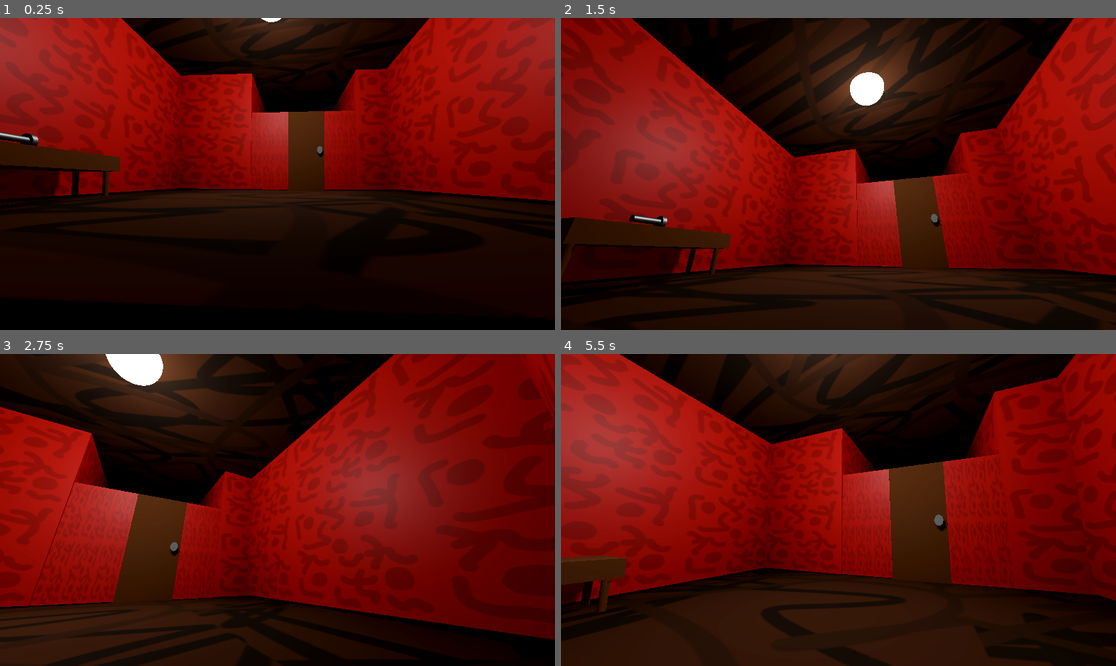
Above: before the commit, frames 1-4 (two rows, left to right).
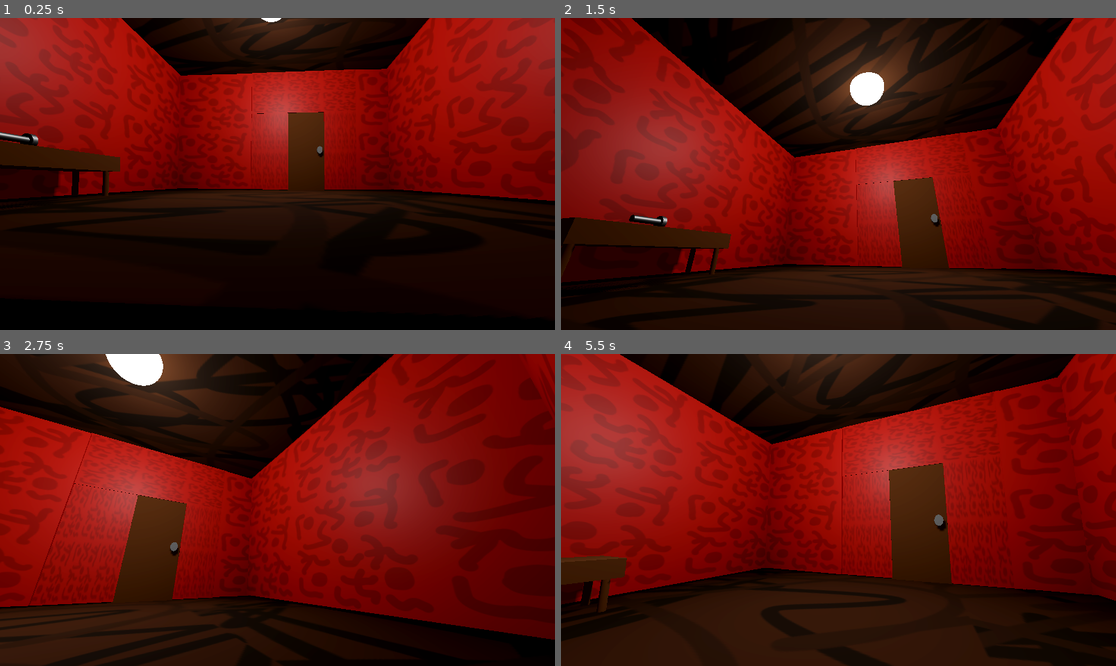
Above: after the commit, the same moments.

Repository: christiannoll/Basic3DGame
Game: Godot game, scene res://Scenes/level.tscn
Same seed, same stepped clock (60 frames per second), same inputs: the game is played once before the commit and once after it.
Inputs (mouse positions are in pixels of both pictures, inside the frame that each line leads up to):
- Up to frame 1 (0.25 s): no input
- Up to frame 2 (1.5 s): move the mouse to (866, 174) at 0.52 s; hold W (forward) from 0.53 s (still down); tap F (flashlight) at 0.6 s; tap Space (jump) at 0.77 s; move the mouse to (810, 174) at 1.27 s; tap E (interact) at 1.35 s
- Up to frame 3 (2.75 s): keep holding W (forward); tap Space (jump) at 1.52 s; move the mouse to (288, 503) at 2.02 s; tap Shift (sprint) at 2.1 s
- Up to frame 4 (5.5 s): keep holding W (forward); move the mouse to (832, 516) at 2.77 s; tap F (flashlight) at 2.85, 5.1 s; tap Space (jump) at 3.02, 3.77, 4.52 s; move the mouse to (877, 513) at 3.52 s; tap E (interact) at 3.6 s; move the mouse to (794, 506) at 4.27 s; tap Shift (sprint) at 4.35 s; move the mouse to (844, 510) at 5.02 s

The runs differ from the first frame. In frame 1, 2.3% of the frame differs, in the area x 45-65%, y 16-31%; in frame 2, 2.3%; in frame 3, 3.7%; in frame 4, 4.7%, in the area x 50-80%, y 11-40%.

Commit message:
Added third door wall

Diff:
--- a/Scenes/level.tscn
+++ b/Scenes/level.tscn
@@ -316,6 +316,18 @@
 material_override = ExtResource("2_6phgx")
 mesh = SubResource("BoxMesh_ha31o")
 
+[node name="door_wall3" type="StaticBody3D" parent="floors_and_walls" unique_id=1137062926]
+transform = Transform3D(2.4815805, 0, 0, 0, 0.90366083, 0, 0, 0, 0.29062498, -5.2275906, 4.690916, -24.794931)
+
+[node name="CollisionShape3D" type="CollisionShape3D" parent="floors_and_walls/door_wall3" unique_id=462198660]
+transform = Transform3D(2, 0, 0, 0, 2, 0, 0, 0, 2, 0, 0, 0)
+shape = SubResource("BoxShape3D_qxfql")
+
+[node name="MeshInstance3D" type="MeshInstance3D" parent="floors_and_walls/door_wall3" unique_id=40748775]
+transform = Transform3D(1.8261276, 0, 0, 0, 1.9999996, 0, 0, 0, 2, 0.11010122, 0.015178084, 0.90242004)
+material_override = ExtResource("2_6phgx")
+mesh = SubResource("BoxMesh_ha31o")
+
 [node name="Player" parent="." unique_id=1211612180 instance=ExtResource("1_tumq0")]
 transform = Transform3D(0.005305818, 0, -0.99998593, 0, 1, 0, 0.99998593, 0, 0.005305818, -5.9862366, 1.5, -30.29963)
 
